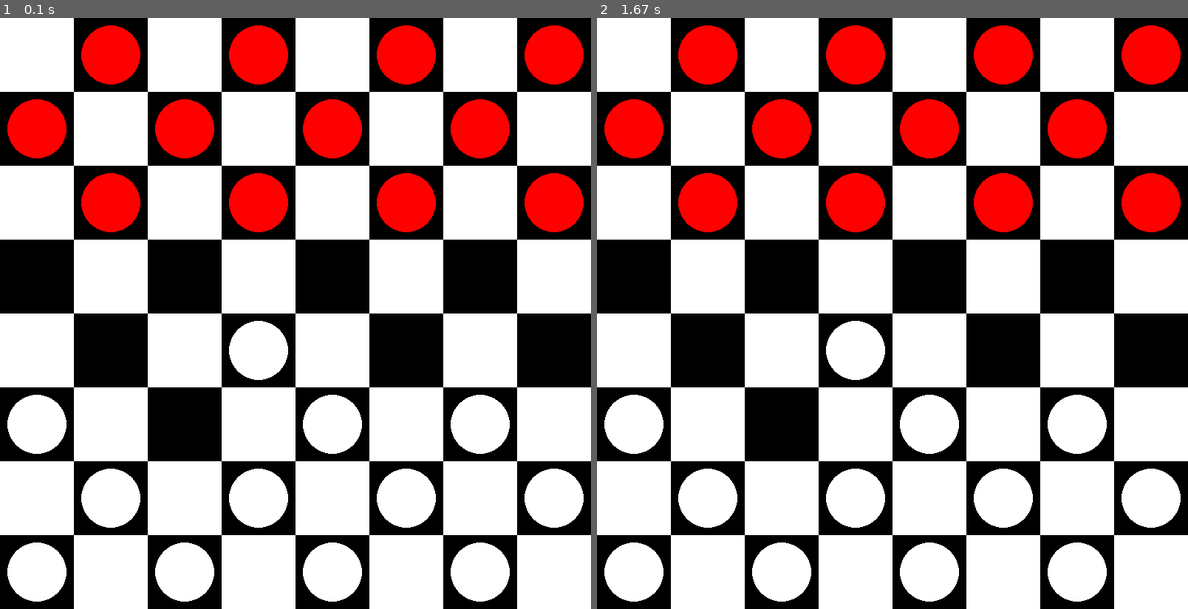
Above: before the commit, frames 1-2 (left to right).
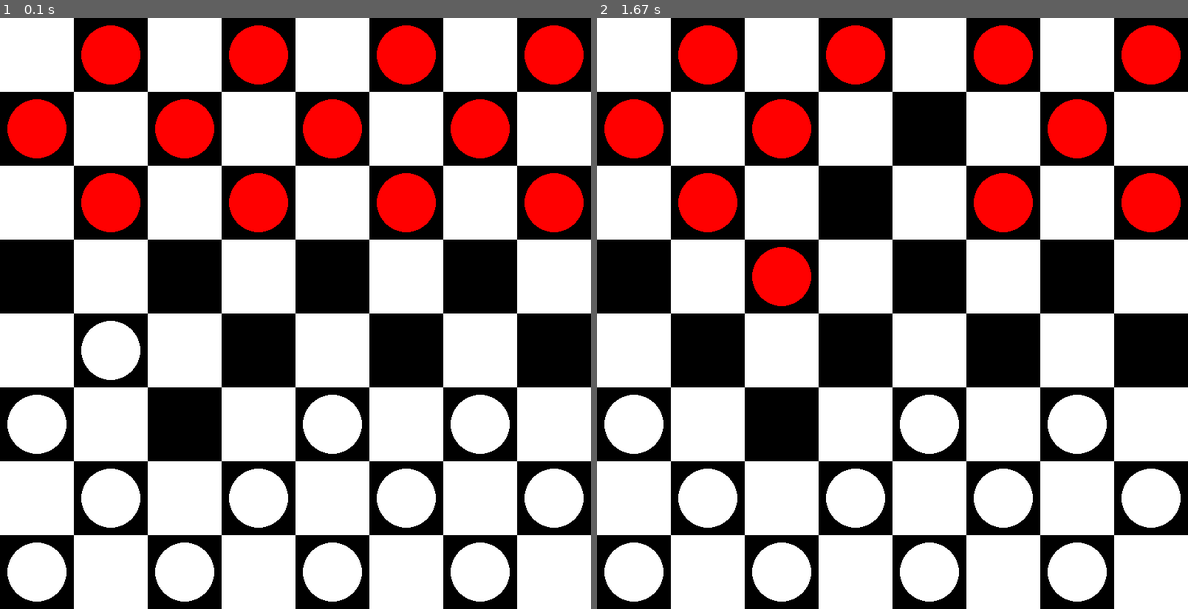
Above: after the commit, the same moments.

Repository: pskiers/English_Draughts
Game: pygame game, started from English_Draughts.py
Two runs of this game, one before a commit and one after it. Both use one fixed random seed, a clock stepped at 60 frames per second and the inputs below.
Inputs (mouse positions are in pixels of both pictures, inside the frame that each line leads up to):
- Up to frame 1 (0.1 s): no input
- Up to frame 2 (1.67 s): click (892, 313) at 0.38 s

The runs differ from the first frame. In frame 1, 1.6% of the frame differs, in the area x 13-49%, y 51-62%; in frame 2, 3.1%, in the area x 26-62%, y 13-62%.

Commit message:
literally nothing

Diff:
--- a/English_Draughts.py
+++ b/English_Draughts.py
@@ -6,7 +6,7 @@
 def main():
     board = game_board()
     new_game = game(board)
-    player0 = Player('carlsen', 0)
+    player0 = Player('carlsen', 1)
     player1 = Player('nakamura', 1)
     new_game.play(player0, player1)
 
--- a/players.py
+++ b/players.py
@@ -41,7 +41,7 @@
                             x2, y2 = get_destination()
                             return x1, y1, x2, y2
                     else:
-                        return algorithm(gameboard, turn, 3)
+                        return algorithm(gameboard, turn, 4)
 
 
 def get_destination():
--- a/pygame_labTest.py
+++ b/pygame_labTest.py
@@ -1,32 +1,18 @@
 import pygame
+width = 800
+height = 800
+pygame.init()
+clock = pygame.time.Clock()
+screen=pygame.display.set_mode((width,height))
+surface = pygame.Surface((width,height), pygame.SRCALPHA)
 
+while True:
+    msElapsed = clock.tick(100)
+    screen.fill((0,0,0,255))
+    pygame.draw.circle(surface,(30,224,33,100),(250,100),10)
+    screen.blit(surface, (0,0))
+    pygame.display.update()
 
-width, height = 800, 800
-rows, cols = 8, 8
-sqsize = width // cols
-red = (255, 0, 0)
-white = (255, 255, 255)
-black = (0, 0, 0)
-blue = (0, 0, 255)
-fps = 60
-
-win = pygame.display.set_mode((width, height))
-pygame.display.set_caption('Checkers')
-
-
-def main():
-    run = True
-    clock = pygame.time.Clock()
-
-    while run:
-        clock.tick(fps)
-
-        for event in pygame.event.get():
-            if event.type == pygame.QUIT:
-                run = False
-            if event.type == pygame.MOUSEBUTTONDOWN:
-                pass
-    pygame.quit()
-
-
-main()
+    for event in pygame.event.get():
+        if event.type==pygame.QUIT:
+            exit()
